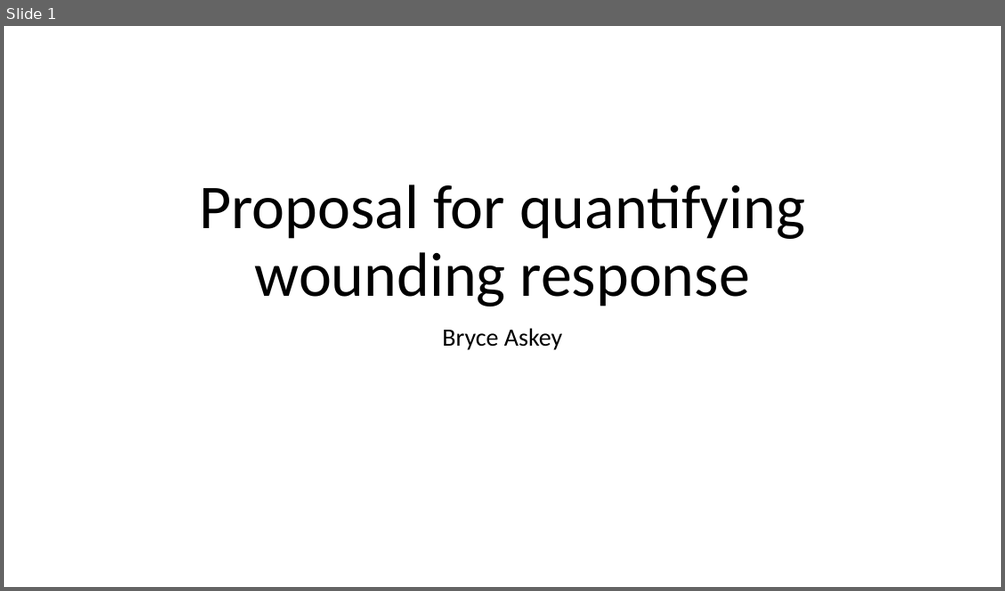
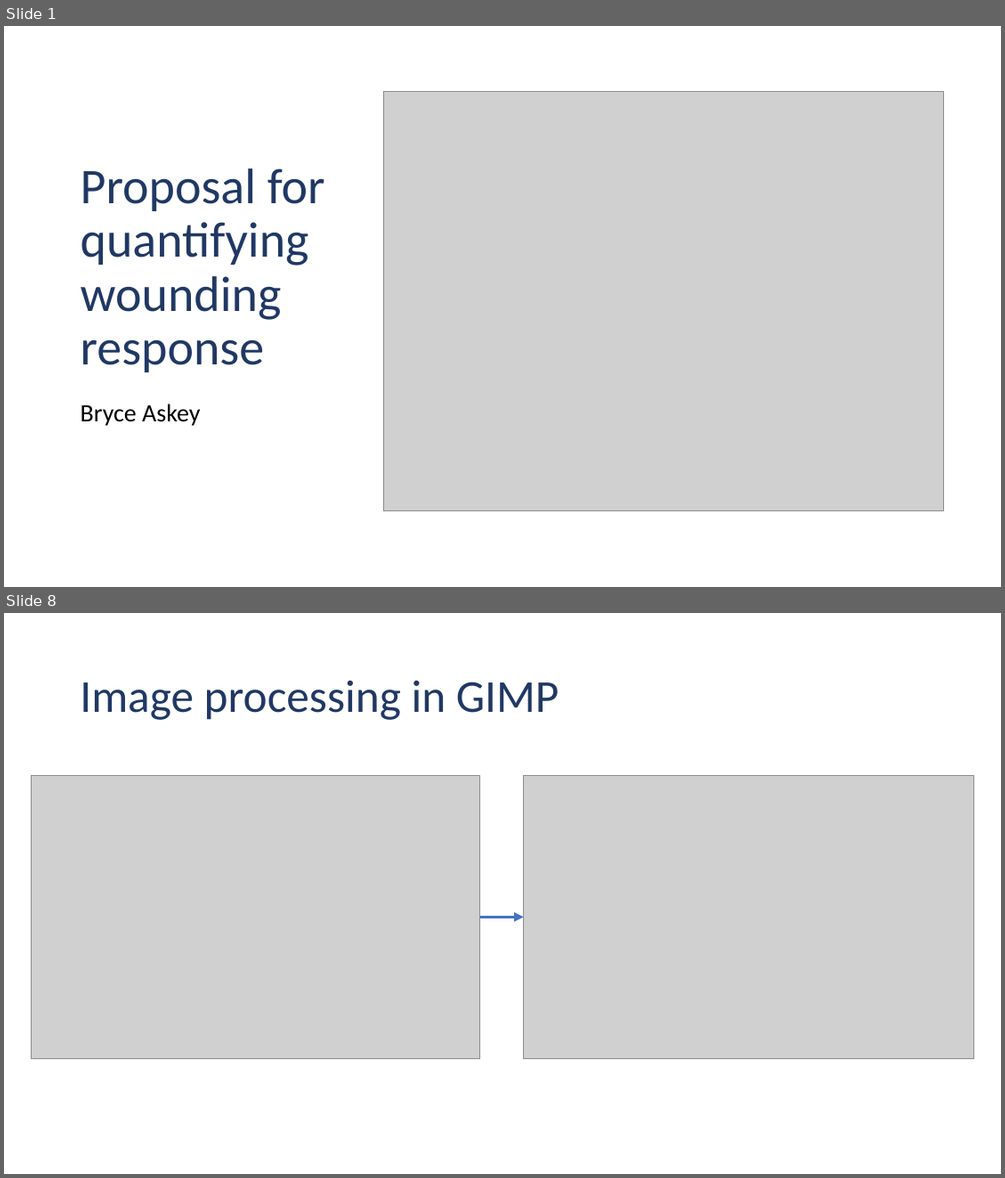
Before and after one commit to bryceaskey/woundingResponse, a slide deck: proposalOutline.pptx. Shown one above the other, each under a label of ours: slide 1 before the commit, slides 1 and 8 after it; the slides between them are not shown. The pictures are 1005x591 and 1005x1178 pixels, drawn with LibreOffice and Linux fonts; fonts in the diff are those of the drawing; grey boxes stand for pictures. Boxes give left, top, right and bottom in pixels: in the first picture for what was removed or moved away, otherwise in the second. Text is boxed around its words. In the diff, an @@ line names an element or a change of style, - is before the commit and + after.

Commit message:
Developed proposal for quantification method

```diff
--- a/proposalOutline.pptx
+++ b/proposalOutline.pptx
@@ slide 8 added at <box>4,613,1001,1174</box>, background #FFFFFF @@
@@ title added at <box>80,680,559,720</box>, 44 pt, text #203864 @@
+Image processing in GIMP
@@ picture added at <box>31,775,479,1058</box> @@
@@ picture added at <box>524,775,974,1058</box> @@
@@ arrow added from (479, 916) to (524, 916), #4472C4 3 pt @@
@@ slide 1 changed as well @@
@@ title "Proposal for quantifying wounding response": place and size @@
-title "Proposal for quantifying wounding response" at <box>199,184,805,306</box>
+title "Proposal for quantifying wounding response" at <box>81,168,325,372</box>
@@ title "Proposal for quantifying wounding response" at <box>81,168,325,372</box>: size 60 to 48 pt, text colour #000000 to #203864; alignment centre to left @@
@@ picture added at <box>383,91,944,511</box> @@
@@ subtitle "Bryce Askey": place and size @@
-subtitle "Bryce Askey" at <box>442,328,562,350</box>
+subtitle "Bryce Askey" at <box>81,403,200,426</box>
@@ subtitle "Bryce Askey" at <box>81,403,200,426</box>: alignment centre to left @@
```
Also in this commit, not shown: 7 other slides added, 1 slide removed, 18 other files.
